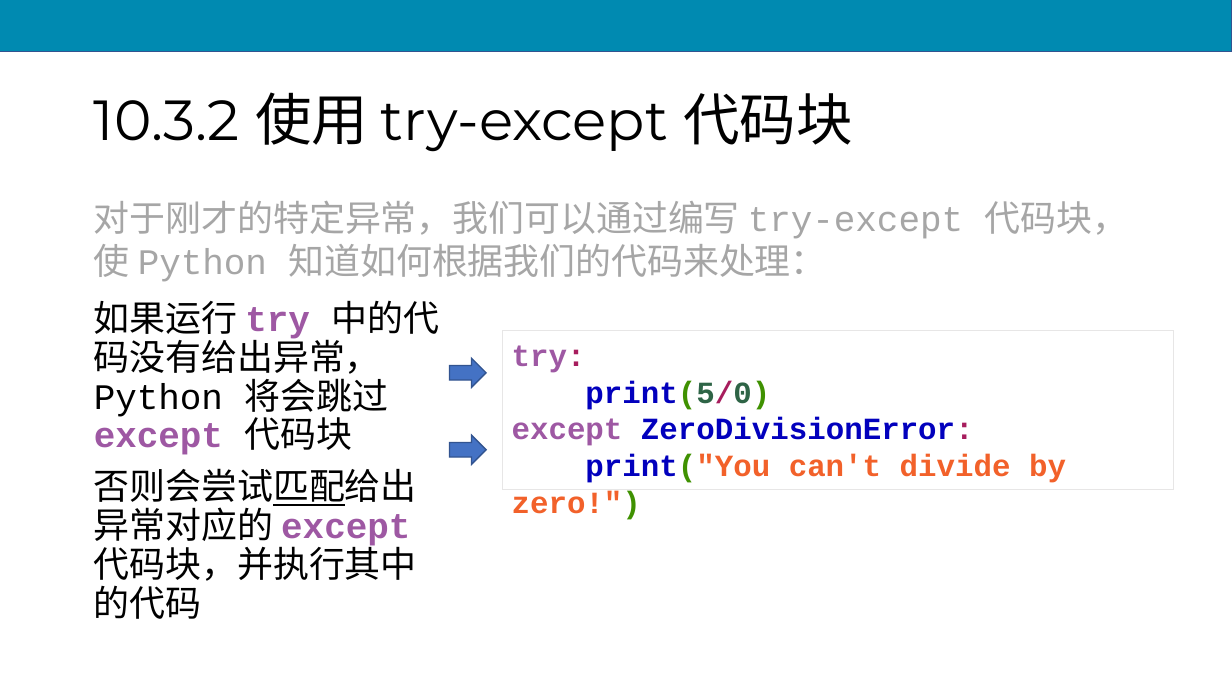
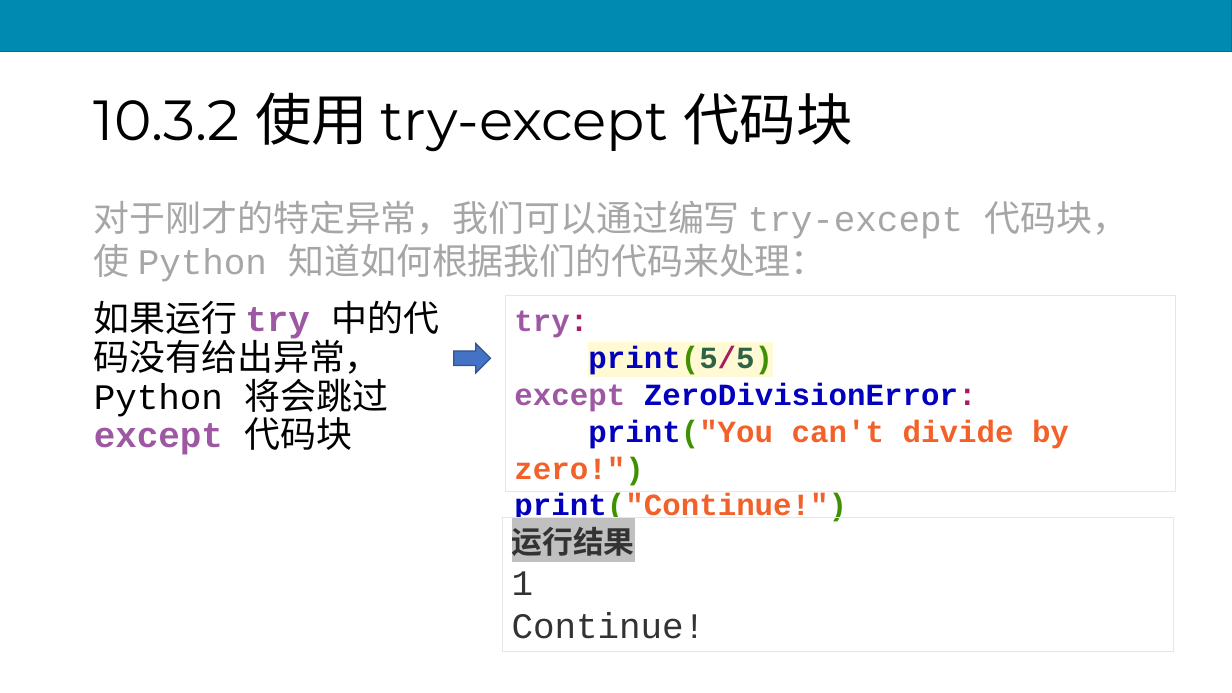
Before and after one commit to scruel/pcc_3e_slides, a slide deck: slide 56 of PPT/python10.pptx (slide 54 before the commit). Drawn at 1232x693 pixels with LibreOffice and Linux fonts; fonts in the diff are those of the drawing. Boxes give left, top, right and bottom in pixels: in the first picture for what was removed or moved away, otherwise in the second. Text is boxed around its words. In the diff, an @@ line names an element or a change of style, - is before the commit and + after.

```diff
--- a/PPT/python10.pptx
+++ b/PPT/python10.pptx
@@ rectangle "try: print(5/5) except ZeroDivisionError: print("You ...": place and size @@
-rectangle "try: print(5/5) except ZeroDivisionError: print("You ..." at [503,331,1174,490]
+rectangle "try: print(5/5) except ZeroDivisionError: print("You ..." at [506,296,1177,492]
@@ text in rectangle at [514,310,1069,524]: text changed; text colour #0200BD to #F2612A @@
-try:
-print(5/0)
-except ZeroDivisionError:
-print("You can't divide by zero!")
+try:
+print(5/5)
+except ZeroDivisionError:
+print("You can't divide by zero!")
+print("Continue!")
@@ right arrow: place and size @@
-right arrow at [449,359,486,388]
+right arrow at [454,344,491,373]
@@ right arrow removed at [449,435,486,465] @@
@@ text at [94,468,417,619]: paragraph removed @@
-否则会尝试匹配给出异常对应的 except 代码块，并执行其中的代码
@@ rectangle added at [503,518,1174,653], outline #E7E6E6 0.75 pt, 28 pt, text #333333 @@
+运行结果
+1
+Continue!
```
Also in this commit, not shown: 36 other slides changed, 32 slides added, 3 other files.
